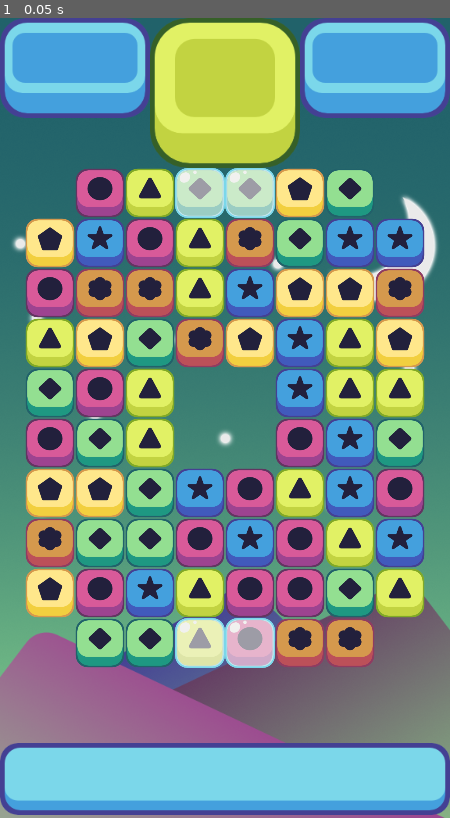
Above: before the commit, frame 1.
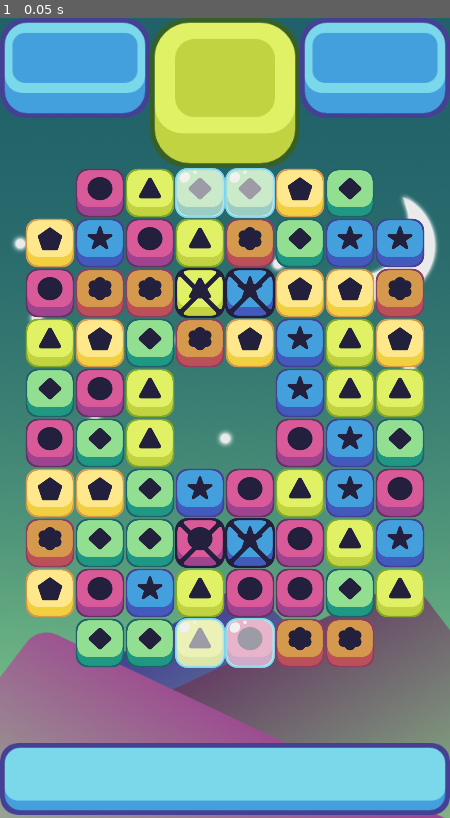
Above: after the commit, the same moment.

Repository: zhongliangxie/YTMatch3
Game: Godot game, scene res://Scenes/game_window.tscn
The game is run twice, just before and just after one commit, with the same random seed, the same clock (stepped at 60 frames per second) and the same inputs.
Inputs:
- Up to frame 1 (0.05 s): no input

The runs differ from the first frame. In frame 1, 0.9% of the frame differs, in the area x 38-62%, y 31-69%.

Commit message:
YT Match 3 P20 - "Licorice" pieces

Diff:
--- a/Scenes/game_window.tscn
+++ b/Scenes/game_window.tscn
@@ -1,10 +1,11 @@
-[gd_scene load_steps=6 format=2]
+[gd_scene load_steps=7 format=2]
 
 [ext_resource path="res://art/background 2.png" type="Texture" id=1]
 [ext_resource path="res://art/Bottom UI v 2.png" type="Texture" id=2]
 [ext_resource path="res://art/Top UI v 2.png" type="Texture" id=3]
 [ext_resource path="res://Scripts/grid.gd" type="Script" id=4]
 [ext_resource path="res://Scripts/ice_holder.gd" type="Script" id=5]
+[ext_resource path="res://Scripts/lock_holder.gd" type="Script" id=6]
 
 [node name="game_window" type="Node2D"]
 
@@ -34,9 +35,13 @@
 y_offset = 2
 empty_spaces = PoolVector2Array( 0, 0, 7, 0, 0, 9, 7, 9, 3, 4, 4, 4, 3, 5, 4, 5 )
 ice_spaces = PoolVector2Array( 3, 0, 4, 0, 3, 9, 4, 9 )
+lock_spaces = PoolVector2Array( 3, 2, 4, 2, 3, 7, 4, 7 )
 
 [node name="ice_holder" type="Node2D" parent="."]
 script = ExtResource( 5 )
+
+[node name="lock_holder" type="Node2D" parent="."]
+script = ExtResource( 6 )
 
 [node name="destory_timer" type="Timer" parent="."]
 wait_time = 0.5
@@ -51,7 +56,10 @@
 one_shot = true
 
 [connection signal="damage_ice" from="grid" to="ice_holder" method="_on_grid_damage_ice"]
+[connection signal="damage_lock" from="grid" to="lock_holder" method="_on_grid_damage_lock"]
 [connection signal="make_ice" from="grid" to="ice_holder" method="_on_grid_make_ice"]
+[connection signal="make_lock" from="grid" to="lock_holder" method="_on_grid_make_lock"]
+[connection signal="remove_lock" from="lock_holder" to="grid" method="_on_lock_holder_remove_lock"]
 [connection signal="timeout" from="destory_timer" to="grid" method="_on_destory_timer_timeout"]
 [connection signal="timeout" from="collapse_timer" to="grid" method="_on_collapse_timer_timeout"]
 [connection signal="timeout" from="refill_timer" to="grid" method="_on_refill_timer_timeout"]
--- a/Scenes/ice.tscn
+++ b/Scenes/ice.tscn
@@ -5,6 +5,7 @@
 
 [node name="ice" type="Node2D"]
 script = ExtResource( 2 )
+health = 1
 
 [node name="Sprite" type="Sprite" parent="."]
 scale = Vector2( 0.5, 0.5 )
--- /dev/null
+++ b/Scenes/licorice.tscn
@@ -0,0 +1,9 @@
+[gd_scene load_steps=3 format=2]
+
+[ext_resource path="res://Scenes/ice.tscn" type="PackedScene" id=1]
+[ext_resource path="res://art/Obstacles/Locks.png" type="Texture" id=2]
+
+[node name="licorice" instance=ExtResource( 1 )]
+
+[node name="Sprite" parent="." index="0"]
+texture = ExtResource( 2 )
--- a/Scripts/grid.gd
+++ b/Scripts/grid.gd
@@ -15,10 +15,13 @@
 # Obstacle Stuff
 export (PoolVector2Array) var empty_spaces
 export (PoolVector2Array) var ice_spaces
+export (PoolVector2Array) var lock_spaces
 
 # Obstacle Signals
 signal make_ice
 signal damage_ice
+signal make_lock
+signal damage_lock
 
 # The piece array
 var possible_pieces = [
@@ -51,10 +54,17 @@
 	all_pieces = make_2d_array();
 	spawn_pieces();
 	spawn_ice()
-
-func restricted_movement(place):
+	spawn_locks()
+
+func restricted_fill(place):
 	# Check the empty pieces
 	if is_in_array(empty_spaces, place):
+		return true
+	return false
+
+func restricted_move(place):
+	# Check the licorice pieces
+	if is_in_array(lock_spaces, place):
 		return true
 	return false
 
@@ -75,7 +85,7 @@
 func spawn_pieces():
 	for i in width:
 		for j in height:
-			if !restricted_movement(Vector2(i, j)):
+			if !restricted_fill(Vector2(i, j)):
 				#choose a random number and store it
 				var rand = floor(rand_range(0, possible_pieces.size()));
 				var piece = possible_pieces[rand].instance();
@@ -94,7 +104,10 @@
 func spawn_ice():
 	for i in ice_spaces.size():
 		emit_signal("make_ice", ice_spaces[i])
-	pass
+
+func spawn_locks():
+	for i in lock_spaces.size():
+		emit_signal("make_lock", lock_spaces[i])
 
 func match_at(i, j, color):
 	if i > 1:
@@ -138,14 +151,15 @@
 	var first_piece = all_pieces[column][row];
 	var other_piece = all_pieces[column + direction.x][row + direction.y];
 	if first_piece != null && other_piece != null:
-		store_info(first_piece, other_piece, Vector2(column, row), direction)
-		state = wait
-		all_pieces[column][row] = other_piece;
-		all_pieces[column + direction.x][row + direction.y] = first_piece;
-		first_piece.move(grid_to_pixel(column + direction.x, row + direction.y));
-		other_piece.move(grid_to_pixel(column, row));
-		if !move_checked:
-			find_matches();
+		if !restricted_move(Vector2(column, row)) and !restricted_move(Vector2(column, row) + direction):
+			store_info(first_piece, other_piece, Vector2(column, row), direction)
+			state = wait
+			all_pieces[column][row] = other_piece;
+			all_pieces[column + direction.x][row + direction.y] = first_piece;
+			first_piece.move(grid_to_pixel(column + direction.x, row + direction.y));
+			other_piece.move(grid_to_pixel(column, row));
+			if !move_checked:
+				find_matches();
 
 func store_info(first_piece, other_piece, place, direction):
 	piece_one = first_piece
@@ -212,7 +226,7 @@
 		for j in height:
 			if all_pieces[i][j] != null:
 				if all_pieces[i][j].matched:
-					emit_signal("damage_ice", Vector2(i, j))
+					damage_special(i, j)
 					was_matched = true
 					all_pieces[i][j].queue_free();
 					all_pieces[i][j] = null;
@@ -222,10 +236,14 @@
 	else:
 		swap_back()
 
+func damage_special(column, row):
+	emit_signal("damage_ice", Vector2(column, row))
+	emit_signal("damage_lock", Vector2(column, row))
+
 func collapse_columns():
 	for i in width:
 		for j in height:
-			if all_pieces[i][j] == null && !restricted_movement(Vector2(i, j)):
+			if all_pieces[i][j] == null && !restricted_fill(Vector2(i, j)):
 				for k in range(j + 1, height):
 					if all_pieces[i][k] != null:
 						all_pieces[i][k].move(grid_to_pixel(i, j))
@@ -237,7 +255,7 @@
 func refill_columns():
 	for i in width:
 		for j in height:
-			if all_pieces[i][j] == null && !restricted_movement(Vector2(i, j)):
+			if all_pieces[i][j] == null && !restricted_fill(Vector2(i, j)):
 				#choose a random number and store it
 				var rand = floor(rand_range(0, possible_pieces.size()));
 				var piece = possible_pieces[rand].instance();
@@ -274,3 +292,8 @@
 
 func _on_refill_timer_timeout():
 	refill_columns()
+
+func _on_lock_holder_remove_lock(place):
+	for i in range(lock_spaces.size() - 1, -1, -1):
+		if lock_spaces[i] == place:
+			lock_spaces.remove(i)
--- /dev/null
+++ b/Scripts/lock_holder.gd
@@ -0,0 +1,42 @@
+extends Node2D
+
+signal remove_lock
+
+# board values
+var lock_pieces = []
+var width = 8
+var height = 10
+var licorice = preload("res://Scenes/licorice.tscn")
+
+# Called when the node enters the scene tree for the first time.
+func _ready():
+	pass
+
+func make_2d_array():
+	var array = [];
+	for i in width:
+		array.append([]);
+		for j in height:
+			array[i].append(null)
+	return array;
+
+# Called every frame. 'delta' is the elapsed time since the previous frame.
+#func _process(delta):
+#	pass
+
+func _on_grid_make_lock(board_position):
+	if lock_pieces.size() == 0:
+		lock_pieces = make_2d_array()
+	var current = licorice.instance()
+	add_child(current)
+	current.position = Vector2(board_position.x * 64 + 64, -board_position.y * 64 + 800)
+	lock_pieces[board_position.x][board_position.y] = current
+
+
+func _on_grid_damage_lock(board_position):
+	if lock_pieces[board_position.x][board_position.y] != null:
+		lock_pieces[board_position.x][board_position.y].take_damage(1)
+		if lock_pieces[board_position.x][board_position.y].health <= 0:
+			lock_pieces[board_position.x][board_position.y].queue_free()
+			lock_pieces[board_position.x][board_position.y] = null
+			emit_signal("remove_lock", board_position)
